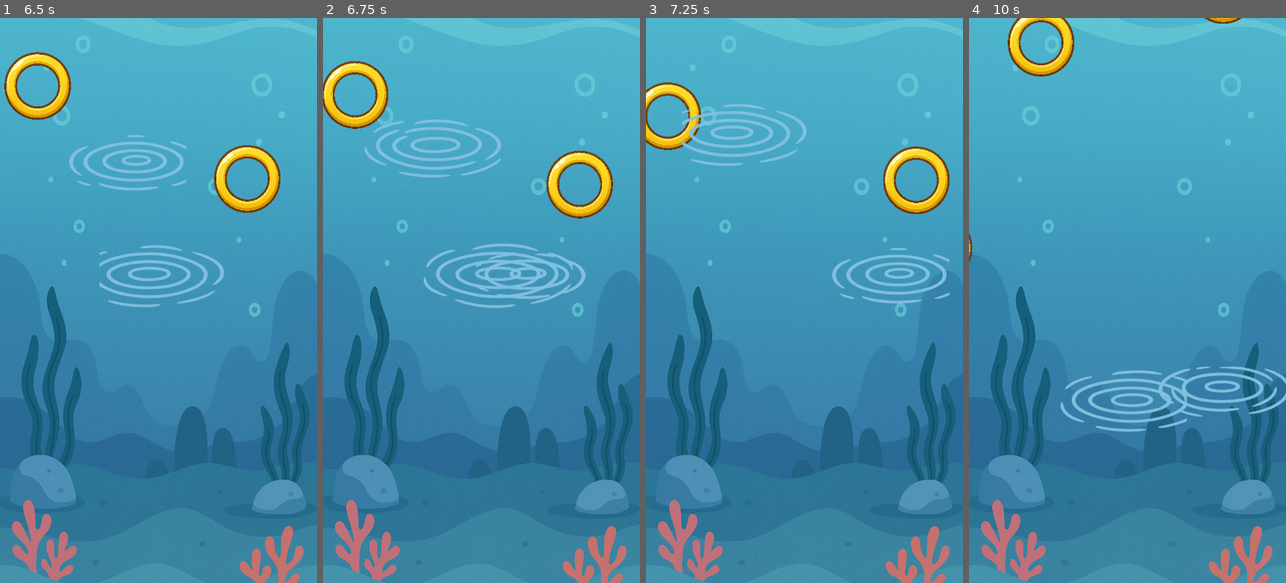
Above: before the commit, frames 1-4 (left to right).
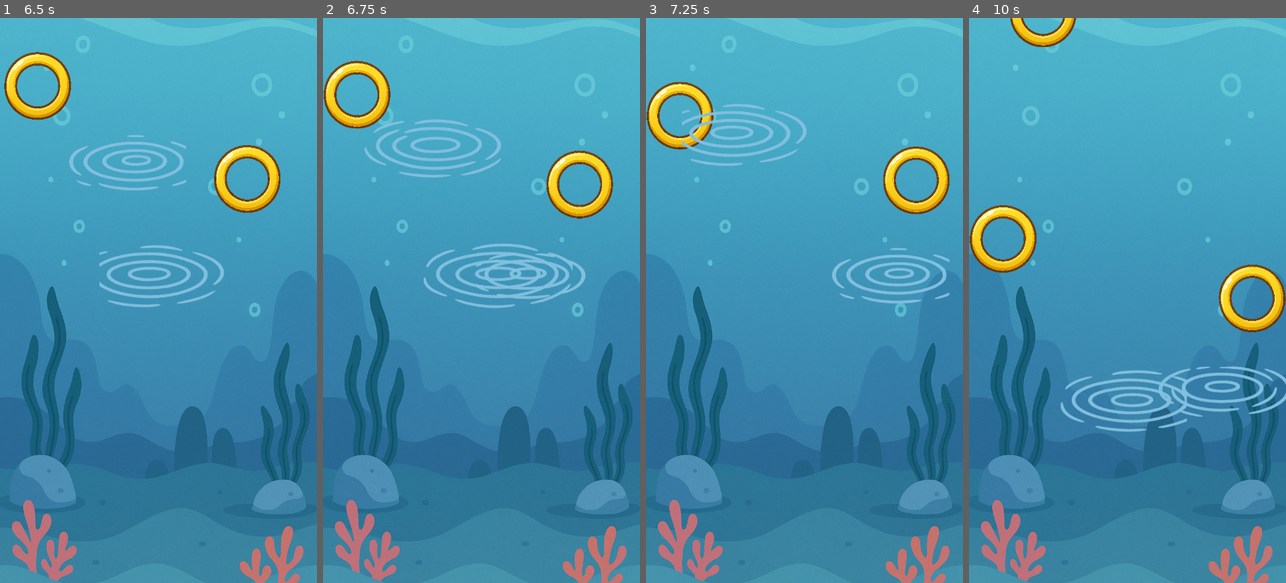
Above: after the commit, the same moments.

Repository: ericso/aqua-launch
Game: Godot game, scene res://main.tscn
Two runs of this game, one before a commit and one after it. Both use one fixed random seed, a clock stepped at 60 frames per second and the inputs below.
Inputs (mouse positions are in pixels of both pictures, inside the frame that each line leads up to):
- Up to frame 1 (6.5 s): tap Enter at 0.5 s; move the mouse to (228, 272) at 0.52 s; click (228, 272) at 0.67 s; move the mouse to (95, 328) at 1.27 s; click (95, 328) at 1.42 s; move the mouse to (190, 176) at 2.02 s; click (190, 176) at 2.17 s; move the mouse to (142, 413) at 2.77 s; click (142, 413) at 2.92 s; move the mouse to (253, 385) at 3.52 s; click (253, 385) at 3.67 s; move the mouse to (63, 215) at 4.27 s; click (63, 215) at 4.42 s; move the mouse to (174, 300) at 5.02 s; click (174, 300) at 5.17 s; move the mouse to (110, 159) at 5.77 s; click (110, 159) at 5.92 s
- Up to frame 2 (6.75 s): move the mouse to (551, 272) at 6.52 s; click (551, 272) at 6.67 s
- Up to frame 3 (7.25 s): no input
- Up to frame 4 (10 s): move the mouse to (1064, 328) at 7.27 s; click (1064, 328) at 7.42 s; move the mouse to (1159, 176) at 8.02 s; click (1159, 176) at 8.17 s; move the mouse to (1111, 413) at 8.77 s; click (1111, 413) at 8.92 s; move the mouse to (1222, 385) at 9.52 s; click (1222, 385) at 9.67 s

Frame 1 is identical in both runs. In frame 2, 0.8% of the frame differs, in the area x 0-22%, y 7-20%; in frame 3, 1.6%; in frame 4, 4.1%, in the area x 0-100%, y 0-56%.

Commit message:
collision walls on sides

Diff:
--- a/main.tscn
+++ b/main.tscn
@@ -1,7 +1,13 @@
-[gd_scene load_steps=3 format=3 uid="uid://bya2v3tqhkihn"]
+[gd_scene load_steps=5 format=3 uid="uid://bya2v3tqhkihn"]
 
 [ext_resource type="Script" uid="uid://d31mucsnqfk84" path="res://main.gd" id="1_0xm2m"]
 [ext_resource type="Texture2D" uid="uid://bglokeey7o5vi" path="res://underwater-background.png" id="1_ig7tw"]
+
+[sub_resource type="RectangleShape2D" id="RectangleShape2D_0xm2m"]
+size = Vector2(8, 2000)
+
+[sub_resource type="RectangleShape2D" id="RectangleShape2D_h2yge"]
+size = Vector2(8, 2000)
 
 [node name="Main" type="Node2D"]
 script = ExtResource("1_0xm2m")
@@ -11,6 +17,20 @@
 scale = Vector2(0.740234, 0.848307)
 texture = ExtResource("1_ig7tw")
 
+[node name="Walls" type="Node2D" parent="."]
+
+[node name="LeftWall" type="StaticBody2D" parent="Walls"]
+position = Vector2(0, 640)
+
+[node name="CollisionShape2D" type="CollisionShape2D" parent="Walls/LeftWall"]
+shape = SubResource("RectangleShape2D_0xm2m")
+
+[node name="RightWall" type="StaticBody2D" parent="Walls"]
+position = Vector2(720, 640)
+
+[node name="CollisionShape2D" type="CollisionShape2D" parent="Walls/RightWall"]
+shape = SubResource("RectangleShape2D_h2yge")
+
 [node name="UI" type="CanvasLayer" parent="."]
 
 [node name="Camera2D" type="Camera2D" parent="."]
